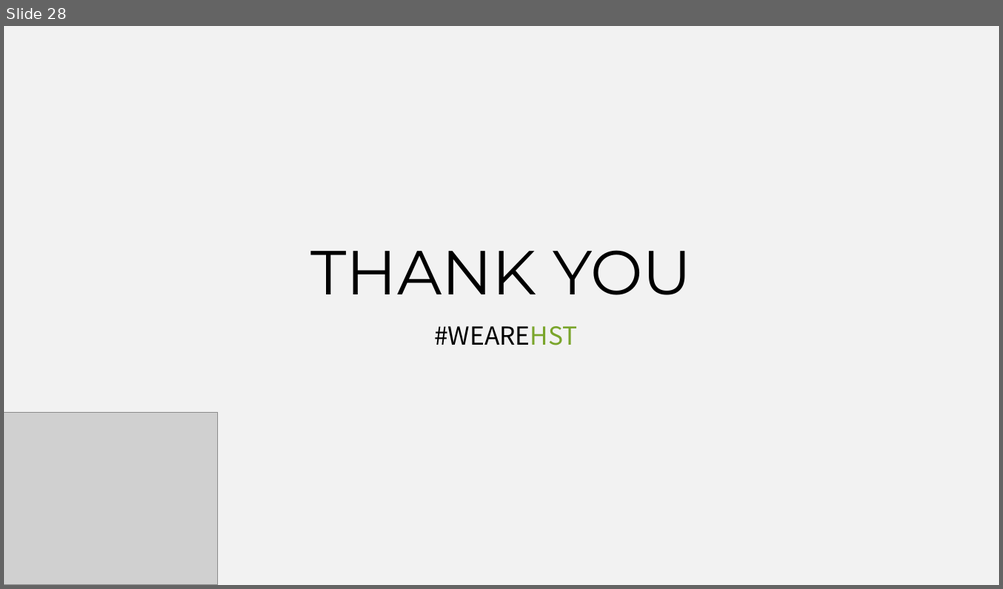
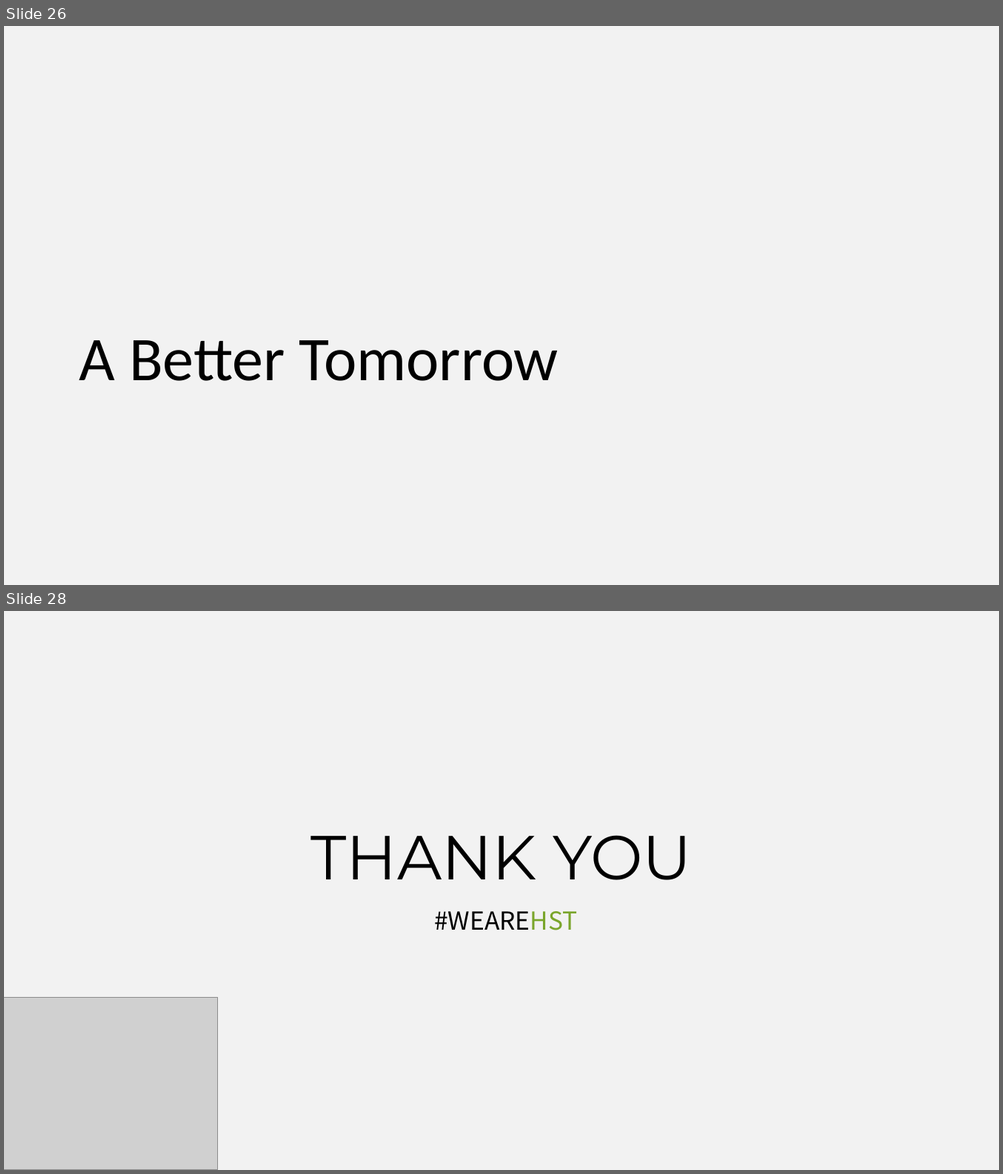
Before and after one commit to IE2020term2TeamE/Group_assigment2_DV, a slide deck: Group Assignment 02 - Group E_Consolidated.pptx. Shown one above the other, each under a label of ours: slide 28 before the commit, slides 26 and 28 after it; the slides between them are not shown. The pictures are 1003x589 and 1003x1174 pixels, drawn with LibreOffice and Linux fonts; fonts in the diff are those of the drawing; grey boxes stand for pictures. Boxes give left, top, right and bottom in pixels: in the first picture for what was removed or moved away, otherwise in the second. Text is boxed around its words. In the diff, an @@ line names an element or a change of style, - is before the commit and + after.

```diff
--- a/Group Assignment 02 - Group E_Consolidated.pptx
+++ b/Group Assignment 02 - Group E_Consolidated.pptx
@@ slide 26 added at <box>4,26,999,585</box>, background #F2F2F2 @@
@@ title added at <box>79,340,558,381</box>, 60 pt, text #000000 @@
+A Better Tomorrow
```
Also in this commit, not shown: 3 slides changed, 14 other slides added, 12 slides removed.
